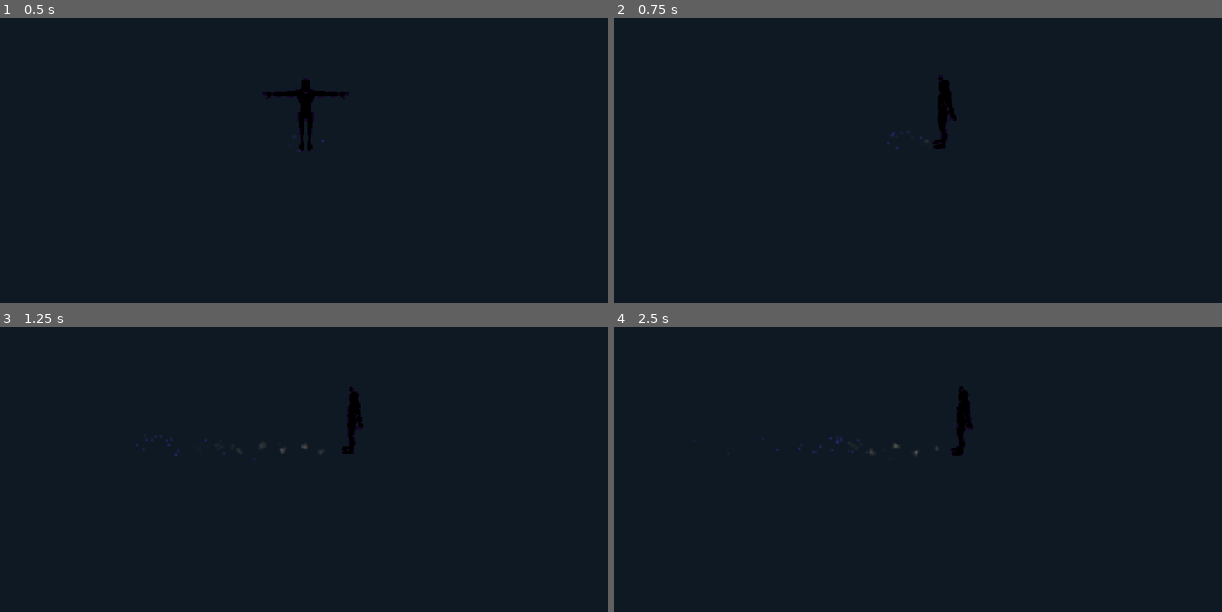
Above: before the commit, frames 1-4 (two rows, left to right).
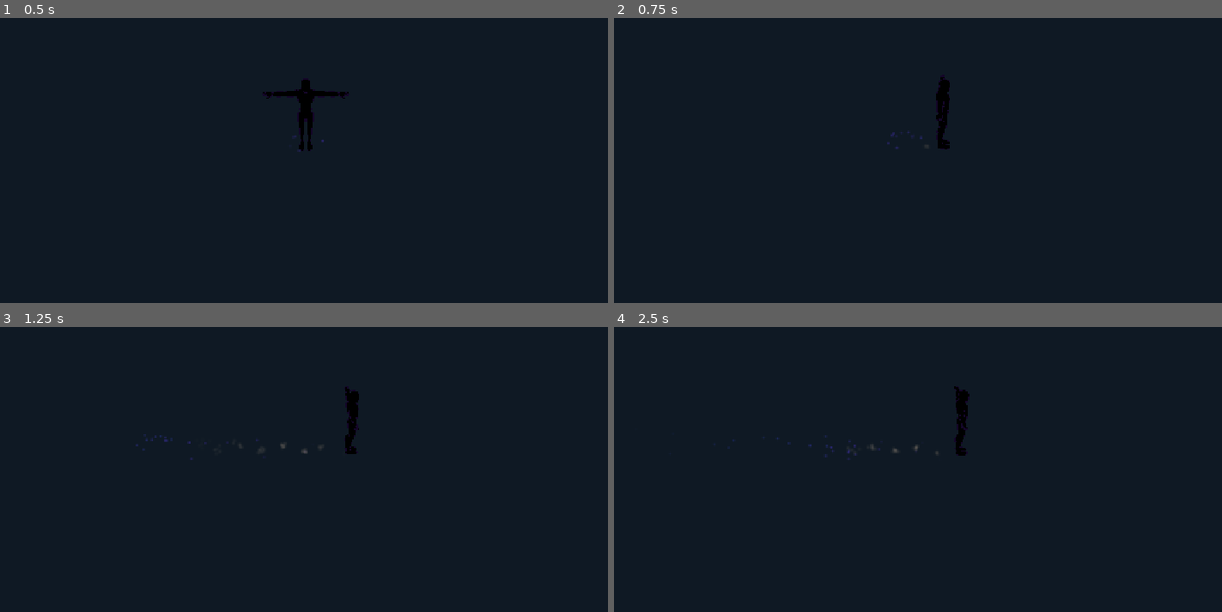
Above: after the commit, the same moments.

Repository: KyokoApp/Unity
Game: Godot game, scene res://packs/character_player/player.tscn
Two runs of this game, one before a commit and one after it. Both use one fixed random seed, a clock stepped at 60 frames per second and the inputs below. This scene is started directly instead of the project's main scene. Sound files missing from this copy of the repository are replaced by a short silence.
Inputs (mouse positions are in pixels of both pictures, inside the frame that each line leads up to):
- Up to frame 1 (0.5 s): no input
- Up to frame 2 (0.75 s): tap Enter at 0.5 s; move the mouse to (1070, 89) at 0.52 s; hold Right (ui_right) from 0.53 s (still down); click (1070, 89) at 0.67 s
- Up to frame 3 (1.25 s): keep holding Right (ui_right)
- Up to frame 4 (2.5 s): release Right (ui_right) at 1.25 s; drag from (784, 438) to (887, 495) at 1.27 s; move the mouse to (990, 332) at 2.02 s; hold Right (ui_right) from 2.03 s (still down)

Frame 1 is identical in both runs. In frame 2, 0.2% of the frame differs, in the area x 51-57%, y 20-47%; in frame 3, 0.3%; in frame 4, 0.4%, in the area x 9-60%, y 20-47%.

Commit message:
Ronde-46 (bag. A4) lanjutan: fix arah hadap terbalik + diag mannequin di probe
- Dikonfirmasi pengguna di device: karakter jalan menghadap 180 derajat
  terbalik dari arah gerak (analog didorong maju, karakter menghadap
  belakang) -> MODEL_YAW_OFFSET diubah dari 0.0 ke PI di player.gd.
- Dikonfirmasi juga: badan karakter TIDAK beranimasi sama sekali saat
  bergerak (meluncur kaku/diam), kemungkinan AnimationPlayer tidak
  ditemukan via find_child() atau state machine tidak berpindah dari
  Idle - butuh data konkret dari struktur node hasil import glTF di CI
  (tidak bisa diverifikasi tanpa GPU/Godot lokal di sandbox ini).
- fire_attack_check.gd: tambah _diag_mannequin() SEMENTARA (murni print,
  tidak menggagalkan probe) - dump seluruh tree node _visual, status
  _anim (null atau tidak), daftar animasi, dan simulasi dorong analog
  1 detik untuk lihat apakah _anim_state benar-benar pindah dari Idle
  dan animasi benar-benar berganti. Akan dibersihkan setelah bug
  ditemukan & diperbaiki.

Co-authored-by: arena-agent <297053741+arena-agent@users.noreply.github.com>

Diff:
--- a/project/dev_probe/fire_attack_check.gd
+++ b/project/dev_probe/fire_attack_check.gd
@@ -137,6 +137,10 @@
 		_fail("player.set_attack_held tidak ada (skrip pemain versi lama?)")
 		_finish()
 		return
+
+	# ---------- DIAG SEMENTARA (ronde-46 bag. A4): cek struktur mannequin ----------
+	await _diag_mannequin(player)
+
 	print("[fire-check] fase 2: TAP cepat…")
 	var before_tap := _count_by_suffix(world, "arcane_bolt.gd")
 	player.call("set_attack_held", true)
@@ -169,6 +173,48 @@
 	else:
 		_fail("fase 3: tombol serang HUD tidak menghasilkan tembakan")
 	_finish()
+
+## DIAG SEMENTARA (ronde-46 bag. A4): dump struktur node mannequin + status
+## AnimationPlayer, dan simulasikan gerak maju sesaat utk lihat apakah state
+## animasi benar-benar berubah dari Idle. Tidak menggagalkan probe (murni
+## print) — akan dibersihkan setelah bug jalan/lari diselesaikan.
+func _diag_mannequin(player: Node) -> void:
+	print("[fire-check] === DIAG mannequin mulai ===")
+	var visual: Node = player.get("_visual")
+	print("[fire-check] diag: _visual = ", visual)
+	if visual:
+		_dump_tree(visual, 0)
+	var anim = player.get("_anim")
+	print("[fire-check] diag: _anim = ", anim, " (null berarti find_child GAGAL)")
+	if anim:
+		print("[fire-check] diag: get_animation_list() = ", anim.get_animation_list())
+		print("[fire-check] diag: current_animation=", anim.current_animation, " is_playing=", anim.is_playing())
+		print("[fire-check] diag: has_animation(Idle_Loop)=", anim.has_animation("Idle_Loop"))
+		print("[fire-check] diag: has_animation(Walk_Loop)=", anim.has_animation("Walk_Loop"))
+	print("[fire-check] diag: _anim_state awal = ", player.get("_anim_state"))
+	# simulasikan analog didorong ke depan selama ~1 detik nyata
+	player.call("set_joy", Vector2(0, 1))
+	await create_timer(1.0).timeout
+	print("[fire-check] diag: setelah 1dtk gerak -> speed01=", player.get("_speed01"),
+		" facing=", player.get("_facing"), " anim_state=", player.get("_anim_state"),
+		" visual.rotation.y(deg)=", (rad_to_deg(visual.rotation.y) if visual else "?"))
+	if anim:
+		print("[fire-check] diag: current_animation setelah gerak=", anim.current_animation, " is_playing=", anim.is_playing())
+	player.call("set_joy", Vector2.ZERO)
+	await create_timer(0.3).timeout
+	print("[fire-check] === DIAG mannequin selesai ===")
+
+func _dump_tree(n: Node, depth: int) -> void:
+	var indent := "  ".repeat(depth)
+	var extra := ""
+	if n is MeshInstance3D:
+		var mi := n as MeshInstance3D
+		extra = " mesh=" + str(mi.mesh) + " surfaces=" + str(mi.mesh.get_surface_count() if mi.mesh else -1)
+	print("[fire-check] diag-tree: ", indent, n.name, " (", n.get_class(), ")", extra)
+	if depth > 6:
+		return
+	for c in n.get_children():
+		_dump_tree(c, depth + 1)
 
 func _count_by_suffix(world: Node, suffix: String) -> int:
 	var n := 0
--- a/project/packs/character_player/player.gd
+++ b/project/packs/character_player/player.gd
@@ -63,9 +63,14 @@
 # --- proporsi model nyata (Quaternius mannequin, ~1.83 m bind-pose) ---
 const MODEL_HEIGHT := 1.83
 const CAST_HEIGHT := 1.32     # perkiraan tinggi tangan/dada utk titik lontar peluru
-const MODEL_YAW_OFFSET := 0.0 # putar 180° (PI) di sini kalau ternyata model tampak
-                               # jalan mundur di layar — tak bisa dipastikan tanpa
-                               # render lokal, lihat catatan CREDITS.md.
+## Dikonfirmasi pengguna lgsg di device (ronde-46 bag. A4 lanjutan): model
+## menghadap 180° TERBALIK dari arah gerak (mukanya ke belakang saat jalan
+## maju) — makanya PI di sini, bukan 0.0 lagi. Rig sumber (Quaternius/UE4
+## mannequin) menghadap -Z di bind-pose sama seperti konvensi Godot, tapi
+## root bone punya koreksi rotasi -90° sumbu X (Blender Z-up->Y-up) yang
+## rupanya membalik sumbu depan juga -> kompensasi di sini, di level visual,
+## bukan di rig (lebih aman & mudah diubah lagi kalau ternyata masih meleset).
+const MODEL_YAW_OFFSET := PI
 
 # --- nama klip animasi (persis dari glTF, lihat CREDITS.md utk daftar lengkap) ---
 const ANIM_IDLE := "Idle_Loop"
